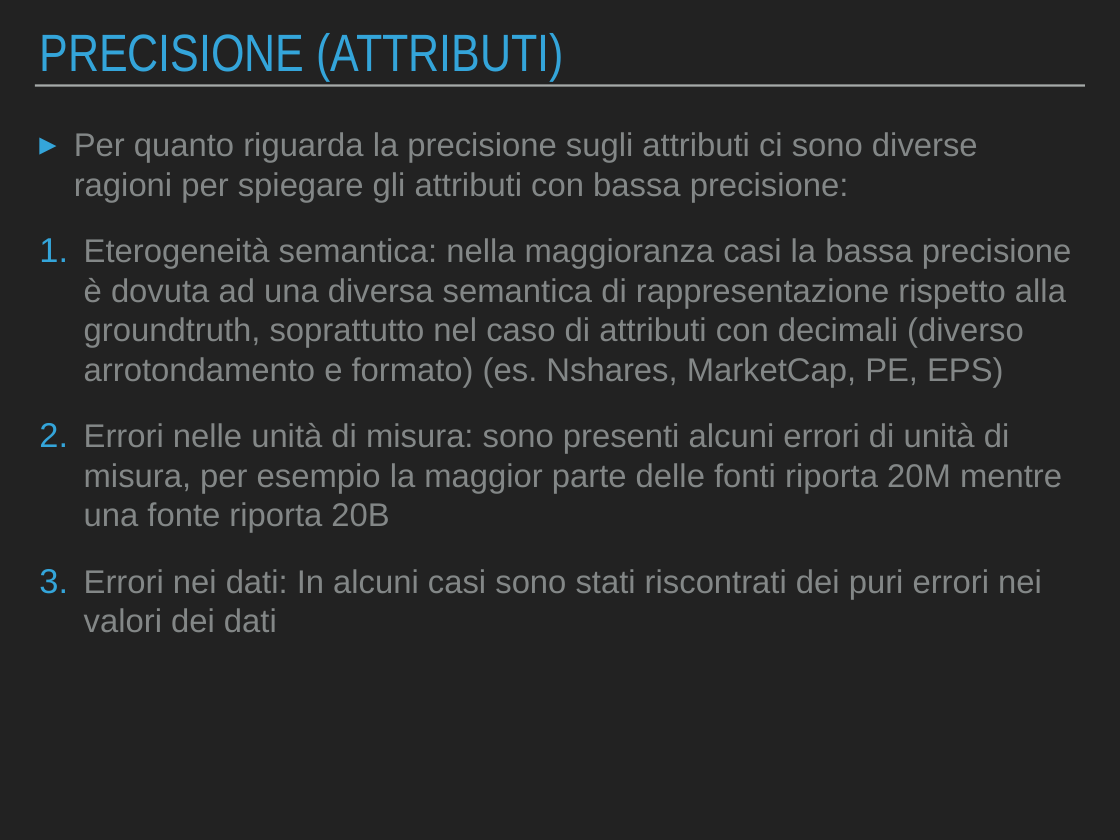
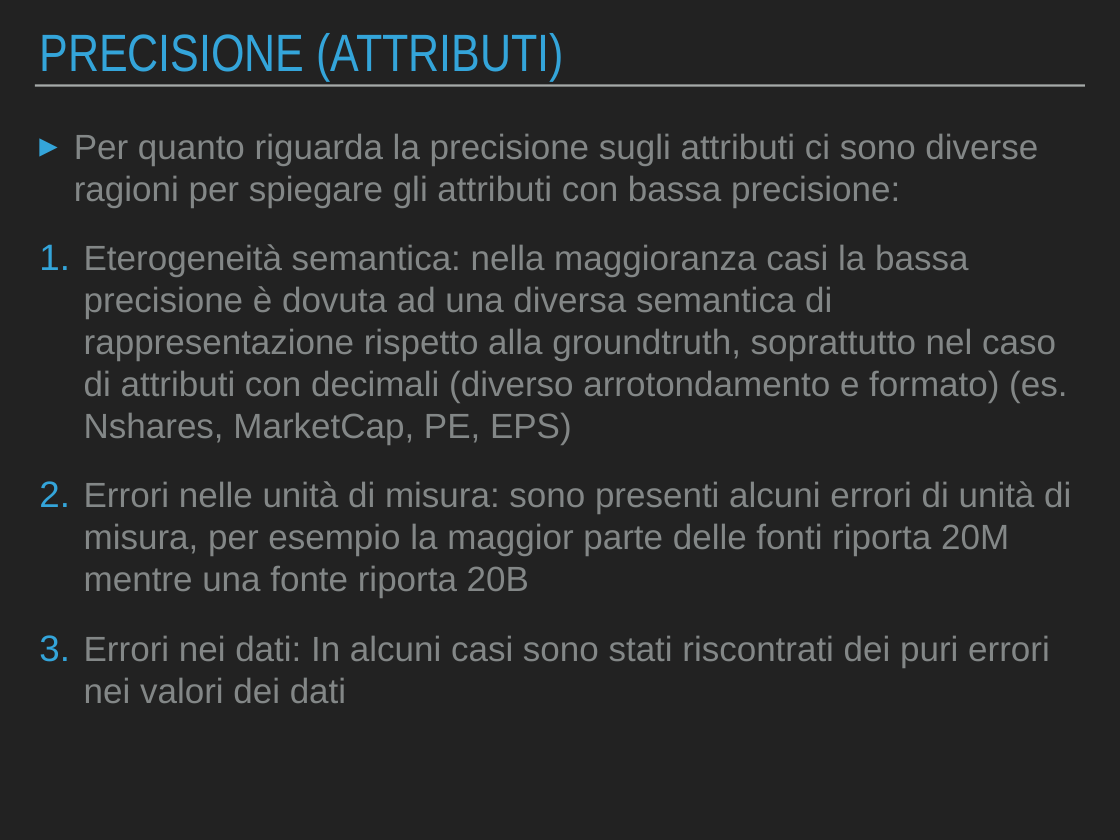
Before and after one commit to Beltra97/Unimib_ArchitettureDati, a slide deck: slide 15 of PresentazionePowerPoint.pptx. Drawn at 1120x840 pixels with LibreOffice and Linux fonts; fonts in the diff are those of the drawing. Boxes give left, top, right and bottom in pixels: in the first picture for what was removed or moved away, otherwise in the second. Text is boxed around its words. In the diff, an @@ line names an element or a change of style, - is before the commit and + after.

```diff
--- a/PresentazionePowerPoint.pptx
+++ b/PresentazionePowerPoint.pptx
@@ text "Per quanto riguarda la precisione ..." at [74, 134, 1071, 703]: size 30 to 32 pt @@
```
Also in this commit, not shown: 11 other slides changed, 3 other files.
